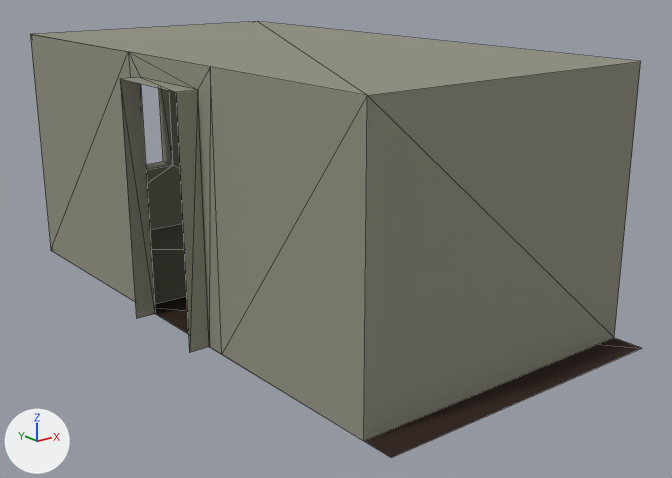
The glTF model assets/models/appartment.glb as it was, and as the next commit left it.
Rendered twice from a 50 mm camera at (-5.41, -7.27, 3.41) aimed at (0.15, -0.32, 0.63). The lights are fixed; the arrows at lower left show +X, +Y and +Z. Mesh edges are drawn as thin lines. Vertices at the same position are counted once.

The first picture shows 'appartment'.
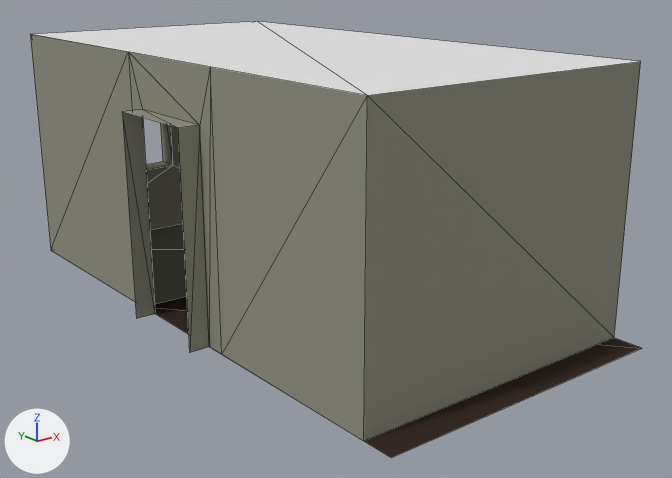
Boxes [x1, y1, x2, y2] around the edits, measured in the pictures (672 x 478 px; the box of a moved part takes in the faces that stretch with it):
part 1 of me_cube, moved or reshaped: before [120, 52, 210, 352]; after [122, 52, 210, 352]
part 2 of me_cube, recoloured (grey to white): [32, 21, 640, 95] in both

Patch to the scene script:
```diff
--- a/assets/models/appartment.glb.py
+++ b/assets/models/appartment.glb.py
@@ mat_platre @@
+mat_platre = principled_material('platre')
+mat_platre.base_color = (0.8, 0.8, 0.8)  # white #e7e7e7
+mat_platre.roughness = 0.667
@@ me_cube @@
 me_cube.from_pydata(...)  # 98 vertices, 128 faces; spans x -1.7..1.5, y -3.0..3.26, z 0.0..2.5
 # used by ob_appartment; location = (0.0, 0.0, 0.0)
 # before: 49 (-1.5, -0.57, 2.29) at pixel (197, 89), 50 (-1.5, 0.44, 2.29) at pixel (140, 77), 52 (-1.7, 0.44, 2.29) at pixel (120, 78), 55 (-1.7, -0.57, 2.29) at pixel (176, 92)
+# me_cube part 1
+for i in [49, 50, 52, 55]: me_cube.vertices[i].co += Vector((0.0, 0.0, -0.29))
+# me_cube part 2: 2 faces spanning x -1.5..1.5, y -2.71..3.0, z 2.5 switch from mat_concrete (grey #909081) to mat_platre (white #e7e7e7)
 me_cube.materials.append(mat_darker_wood)
```
